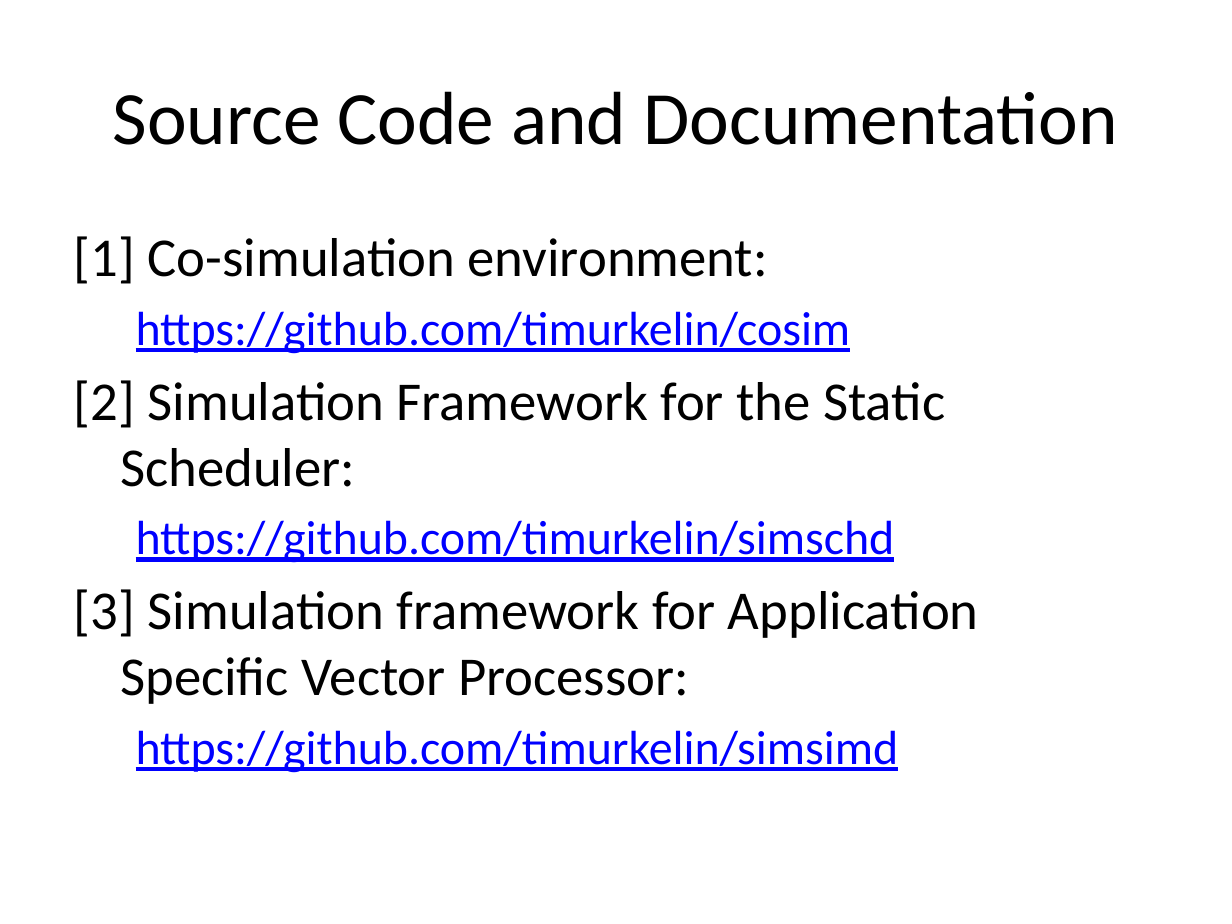
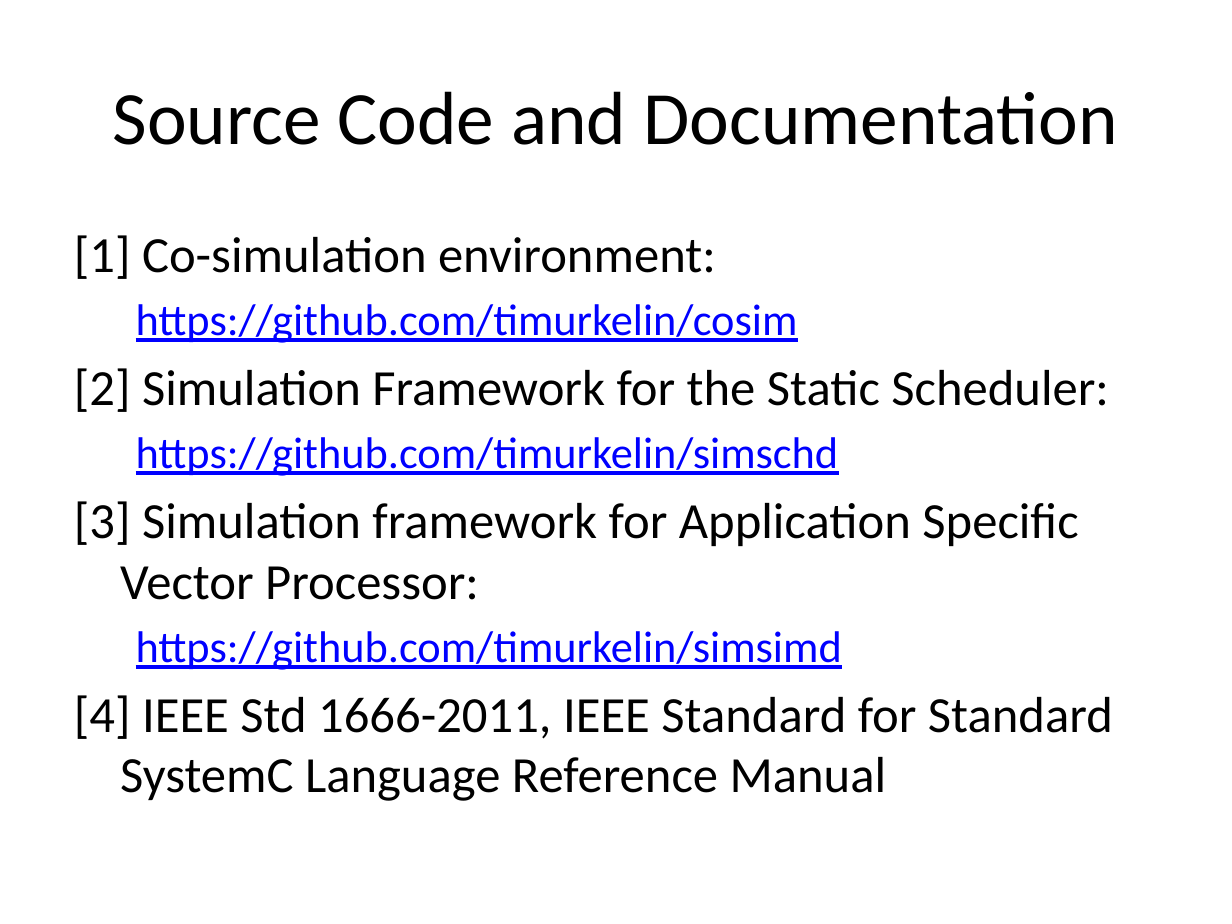
Before and after one commit to timurkelin/cosim, a slide deck: slide 21 of doc/cosim.pptx (slide 12 before the commit). Drawn at 1232x924 pixels with LibreOffice and Linux fonts; fonts in the diff are those of the drawing; background and template pictures are left out. Boxes give left, top, right and bottom in pixels: in the first picture for what was removed or moved away, otherwise in the second. Text is boxed around its words. In the diff, an @@ line names an element or a change of style, - is before the commit and + after.

```diff
--- a/doc/cosim.pptx
+++ b/doc/cosim.pptx
@@ text at (74, 235, 1109, 670): size 32 to 29.6 pt in "[1] Co-simulation environment:", "[2] Simulation Framework for the Static Scheduler:", "[3] Simulation framework for Application Specific Vector ..."; size 28 to 25.9 pt in "https://github.com/timurkelin/cosim", "https://github.com/timurkelin/simschd", "https://github.com/timurkelin/simsimd" @@
@@ text at (74, 695, 1113, 801): paragraph added @@
+[4] IEEE Std 1666-2011, IEEE Standard for Standard SystemC Language Reference Manual
```
Also in this commit, not shown: 1 other slide changed, 9 slides added, 2 other files.
